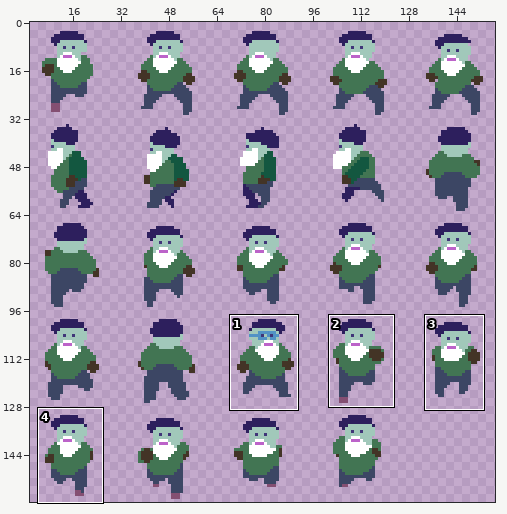
One commit to this sprite sheet: public/beard dude 2.png. Above: a wide view before the commit, with the close-up outlined.
Close-up. Before the edit:
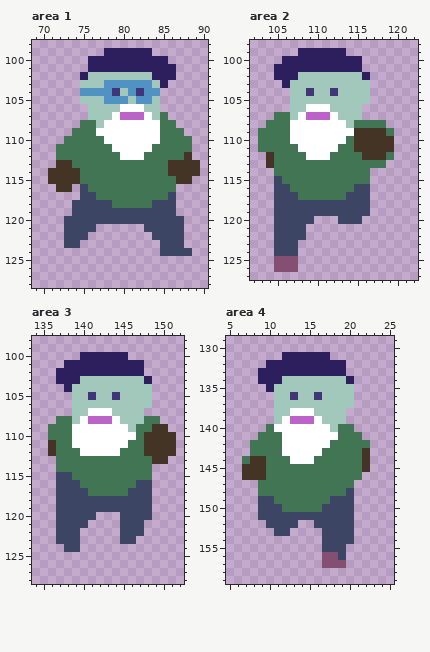
The file is 160x160 pixels. Shown: area 1: x 69..90, y 98..128; area 2: x 102..122, y 98..127; area 3: x 134..152, y 98..128; area 4: x 5..25, y 129..159. The wide view leaves out empty margins. The commit also changed other parts of the picture, which this record leaves out.
Now the later version:
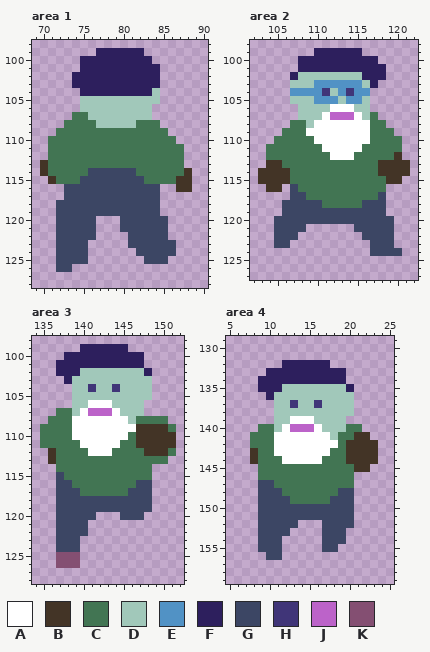
Palette (. is transparent): A #ffffff  B #433426  C #427553  D #a1c8ba  E #5192c5  F #2d1f5d  G #3c4664  H #403578  J #bc63c9  K #844f72
Difference:
--- area 1
@@ x 69..90 @@
  98 ......................
- 99 .........FFFFFF.......
-100 .......FFFFFFFFFF.....
-101 .......FFFFFFFFFFF....
-102 ......FDDDDDDDDFFF....
-103 ......DDDEEEEEEDF.....
-104 ......EEEEHDEHEE......
-105 ......DDDEEEDEED......
-106 .......DDDDAAADD......
-107 .......DDDAJJJADC.....
-108 ......CCDAAAAAAACC....
-109 .....CCCAAAAAAAACCC...
-110 ....CCCCCAAAAAAACCCC..
-111 ...CCCCCCCAAAAACCCCC..
-112 ...CCCCCCCCAAACCCCCB..
-113 ...BBCCCCCCCCCCCCBBBB.
-114 ..BBBBCCCCCCCCCCCBBBB.
-115 ..BBBBCCCCCCCCCCCCBB..
-116 ...BB.GCCCCCCCCCCC....
-117 ......GGCCCCCCCCCG....
-118 .....GGGGGCCCCCGGG....
-119 .....GGGGGGGGGGGGG....
-120 ....GGGGGGGGGGGGGGG...
-121 ....GGGG......GGGGG...
-122 ....GGG........GGGG...
-123 ....GG..........GGG...
-124 ................GGGG..
-125 ......................
-126 ......................
+ 99 ........FFFFFF........
+100 ......FFFFFFFFF.......
+101 ......FFFFFFFFFF......
+102 .....FFFFFFFFFFF......
+103 .....FFFFFFFFFFF......
+104 ......FFFFFFFFFD......
+105 ......DDDDDDDDDD......
+106 ......DDDDDDDDD.......
+107 .....CCDDDDDDDD.......
+108 ....CCCCDDDDDCCC......
+109 ...CCCCCCCCCCCCCC.....
+110 ..CCCCCCCCCCCCCCCC....
+111 ..CCCCCCCCCCCCCCCCC...
+112 ..CCCCCCCCCCCCCCCCC...
+113 .BCCCCCCCCCCCCCCCCC...
+114 .BCCCCCGGGGGGCCCCCCB..
+115 ..BCCCGGGGGGGGCCCCBB..
+116 ....GGGGGGGGGGGG..BB..
+117 ....GGGGGGGGGGGG......
+118 ...GGGGGGGGGGGGG......
+119 ...GGGGGGGGGGGGG......
+120 ...GGGGG...GGGGGG.....
+121 ...GGGGG...GGGGGG.....
+122 ...GGGGG....GGGGG.....
+123 ...GGGG.....GGGGGG....
+124 ...GGGG......GGGGG....
+125 ...GGGG.......GGG.....
+126 ...GG.................
 127 ......................
--- area 2
@@ x 102..122 @@
  98 .....................
- 99 ......FFFFFF.........
-100 ....FFFFFFFFFF.......
-101 ...FFFFFFFFFFF.......
-102 ...FFFDDDDDDDDF......
-103 ....FDDDDDDDDDD......
-104 .....DDHDDHDDDD......
-105 .....DDDDDDDDDD......
-106 .....DDAAADDDD.......
-107 ...CCDAJJJADDD.......
-108 ..CCCAAAAAAADCCCC....
-109 .CCCCAAAAAAAABBBBC...
-110 .CCCCAAAAAAACBBBBB...
-111 .CCCCCAAAAACCBBBBB...
-112 ..BCCCCAAACCCCBBBC...
-113 ..BCCCCCCCCCCCCCC....
-114 ...CCCCCCCCCCCC......
-115 ...GCCCCCCCCCCC......
-116 ...GGCCCCCCCCGG......
-117 ...GGGCCCCCCGGG......
-118 ...GGGGGGGGGGGG......
-119 ...GGGGGGGGGGGG......
-120 ...GGGGG...GGG.......
-121 ...GGGG..............
-122 ...GGGG..............
-123 ...GGG...............
-124 ...GGG...............
-125 ...KKK...............
-126 ...KKK...............
+ 99 ........FFFFFF.......
+100 ......FFFFFFFFFF.....
+101 ......FFFFFFFFFFF....
+102 .....FDDDDDDDDFFF....
+103 .....DDDEEEEEEDF.....
+104 .....EEEEHDEHEE......
+105 .....DDDEEEDEED......
+106 ......DDDDAAADD......
+107 ......DDDAJJJADC.....
+108 .....CCDAAAAAAACC....
+109 ....CCCAAAAAAAACCC...
+110 ...CCCCCAAAAAAACCCC..
+111 ..CCCCCCCAAAAACCCCC..
+112 ..CCCCCCCCAAACCCCCB..
+113 ..BBCCCCCCCCCCCCBBBB.
+114 .BBBBCCCCCCCCCCCBBBB.
+115 .BBBBCCCCCCCCCCCCBB..
+116 ..BB.GCCCCCCCCCCC....
+117 .....GGCCCCCCCCCG....
+118 ....GGGGGCCCCCGGG....
+119 ....GGGGGGGGGGGGG....
+120 ...GGGGGGGGGGGGGGG...
+121 ...GGGG......GGGGG...
+122 ...GGG........GGGG...
+123 ...GG..........GGG...
+124 ...............GGGG..
+125 .....................
+126 .....................
 127 .....................
--- area 3
@@ x 134..152 @@
  98 ...................
- 99 ...................
-100 ......FFFFFF.......
-101 ....FFFFFFFFFF.....
-102 ...FFFFFFFFFFF.....
-103 ...FFFDDDDDDDDF....
-104 ....FDDDDDDDDDD....
-105 .....DDHDDHDDDD....
-106 .....DDDDDDDDDD....
-107 .....DDAAADDDD.....
-108 ...CCDAJJJADDDCC...
-109 ..CCCAAAAAAADCCBB..
-110 ..CCCAAAAAAAACBBBB.
-111 ..BCCAAAAAAACCBBBB.
-112 ..BCCCAAAAACCCBBBB.
-113 ...CCCCCCCCCCCCBB..
+ 99 ......FFFFFF.......
+100 ....FFFFFFFFFF.....
+101 ...FFFFFFFFFFF.....
+102 ...FFFDDDDDDDDF....
+103 ....FDDDDDDDDDD....
+104 .....DDHDDHDDDD....
+105 .....DDDDDDDDDD....
+106 .....DDAAADDDD.....
+107 ...CCDAJJJADDD.....
+108 ..CCCAAAAAAADCCCC..
+109 .CCCCAAAAAAAABBBBC.
+110 .CCCCAAAAAAACBBBBB.
+111 .CCCCCAAAAACCBBBBB.
+112 ..BCCCCAAACCCCBBBC.
+113 ..BCCCCCCCCCCCCCC..
 114 ...CCCCCCCCCCCC....
-115 ...GGCCCCCCCCCC....
-116 ...GGGCCCCCCCGG....
-117 ...GGGGCCCCCGGG....
+115 ...GCCCCCCCCCCC....
+116 ...GGCCCCCCCCGG....
+117 ...GGGCCCCCCGGG....
 118 ...GGGGGGGGGGGG....
 119 ...GGGGGGGGGGGG....
-120 ...GGGGG...GGGG....
-121 ...GGGG....GGG.....
-122 ...GGG.....GGG.....
-123 ...GGG.....GG......
-124 ....GG.............
-125 ...................
-126 ...................
+120 ...GGGGG...GGG.....
+121 ...GGGG............
+122 ...GGGG............
+123 ...GGG.............
+124 ...GGG.............
+125 ...KKK.............
+126 ...KKK.............
 127 ...................
--- area 4
@@ x 5..25 @@
 130 .....................
-131 .......FFFFFF........
-132 .....FFFFFFFFFF......
-133 ....FFFFFFFFFFF......
-134 ....FFFDDDDDDDDF.....
-135 .....FDDDDDDDDDD.....
-136 ......DDHDDHDDDD.....
-137 ......DDDDDDDDDD.....
-138 ......DDAAADDDD......
-139 ......DAJJJADDD......
-140 .....CAAAAAAADCC.....
-141 ....CCCAAAAAAACCC....
-142 ...CCCCAAAAAACCCCC...
-143 ...CCCCAAAAACCCCCB...
-144 ..CBBCCCAAACCCCCCB...
-145 ..BBBCCCCCCCCCCCCB...
-146 ..BBBCCCCCCCCCCCC....
-147 ....CCCCCCCCCCCC.....
-148 ....CCCCCCCCCCCG.....
-149 ....GGCCCCCCCGGG.....
-150 ....GGGCCCCCGGGG.....
+131 .....................
+132 .......FFFFFF........
+133 .....FFFFFFFFFF......
+134 ....FFFFFFFFFFF......
+135 ....FFFDDDDDDDDF.....
+136 .....FDDDDDDDDDD.....
+137 ......DDHDDHDDDD.....
+138 ......DDDDDDDDDD.....
+139 ......DDAAADDDD......
+140 ....CCDAJJJADDDCC....
+141 ...CCCAAAAAAADCCBB...
+142 ...CCCAAAAAAAACBBBB..
+143 ...BCCAAAAAAACCBBBB..
+144 ...BCCCAAAAACCCBBBB..
+145 ....CCCCCCCCCCCCBB...
+146 ....CCCCCCCCCCCC.....
+147 ....GGCCCCCCCCCC.....
+148 ....GGGCCCCCCCGG.....
+149 ....GGGGCCCCCGGG.....
+150 ....GGGGGGGGGGGG.....
 151 ....GGGGGGGGGGGG.....
-152 .....GGGG..GGGGG.....
-153 ......GG....GGGG.....
-154 ............GGGG.....
-155 ............GGG......
-156 ............KKG......
-157 ............KKK......
+152 ....GGGGG...GGGG.....
+153 ....GGGG....GGG......
+154 ....GGG.....GGG......
+155 ....GGG.....GG.......
+156 .....GG..............
+157 .....................
 158 .....................
